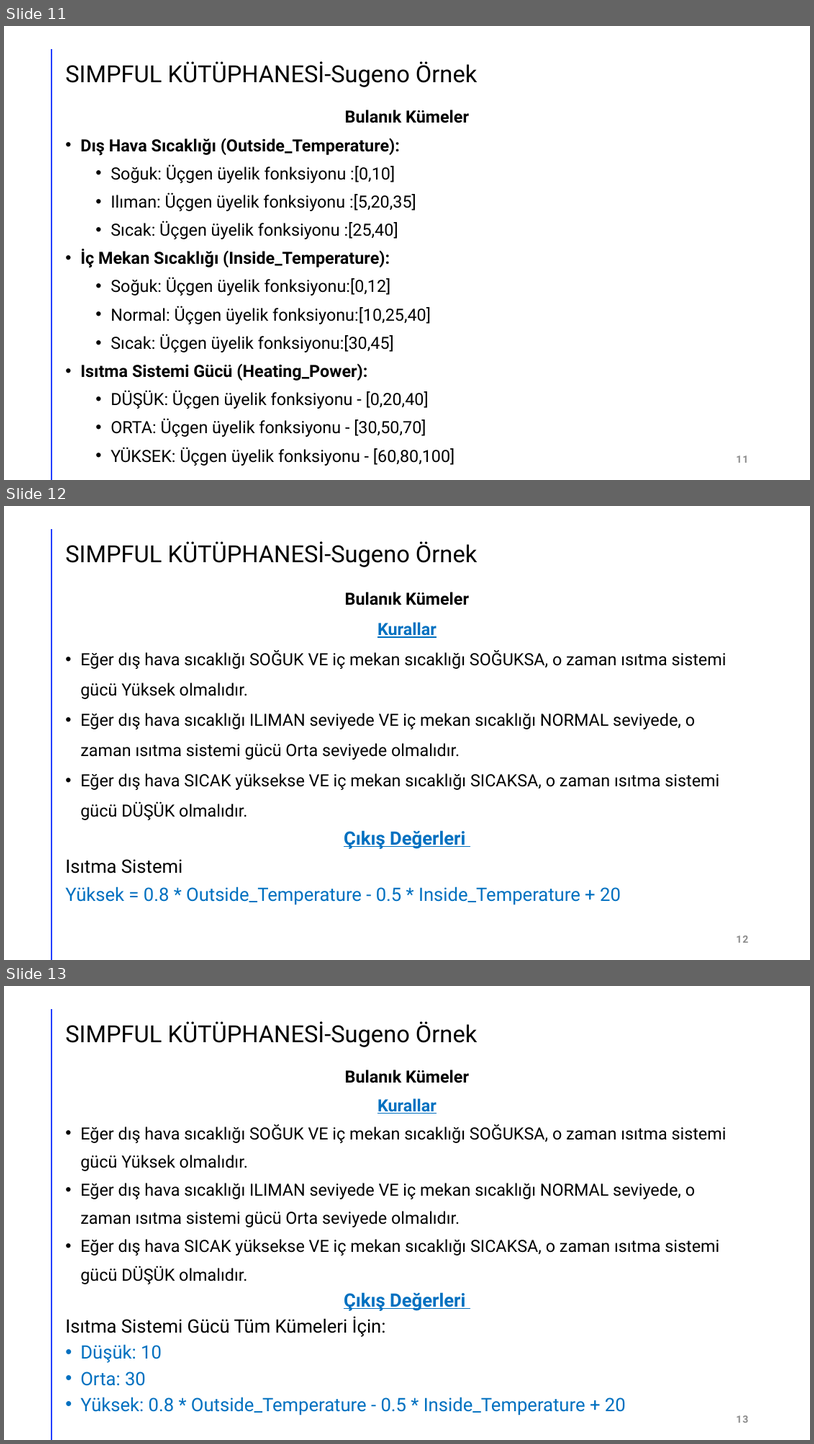
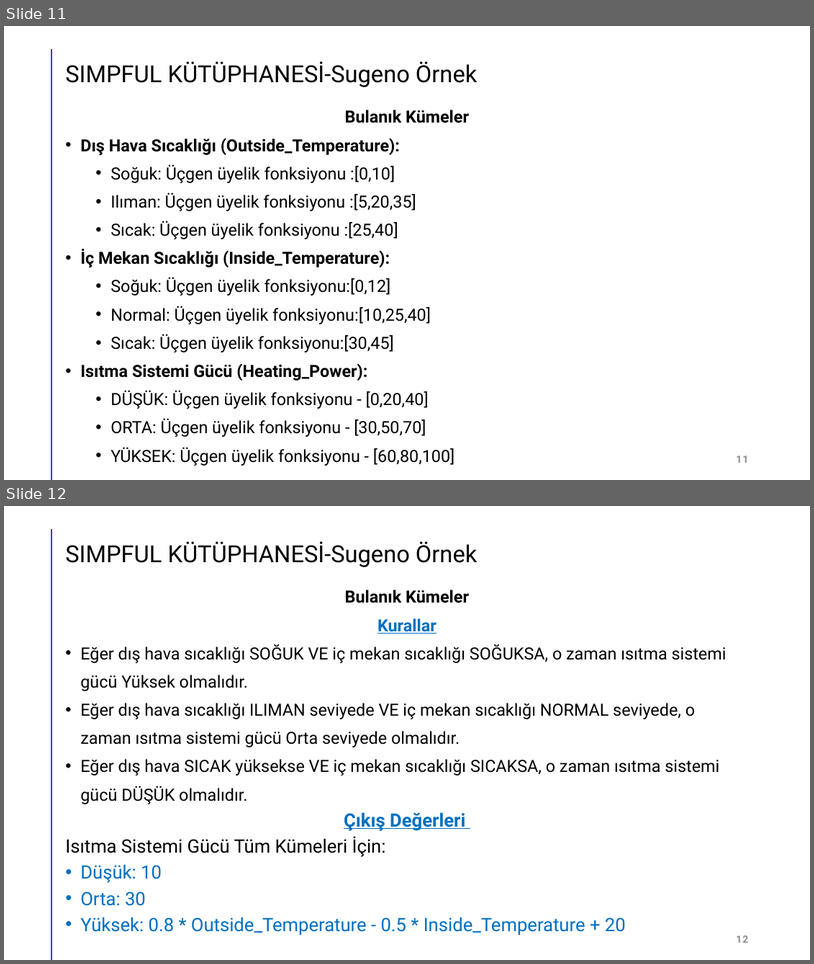
Before and after one commit to akaraci/Bulanik_Mantik, a slide deck: Örnekler-2.pptx. Shown one above the other, each under a label of ours: slides 11, 12 and 13 before the commit, slides 11 and 12 after it. The pictures are 814x1444 and 814x964 pixels, drawn with LibreOffice and Linux fonts; fonts in the diff are those of the drawing. Boxes give left, top, right and bottom in pixels: in the first picture for what was removed or moved away, otherwise in the second. Text is boxed around its words. In the diff, an @@ line names an element or a change of style, - is before the commit and + after.

```diff
--- a/Örnekler-2.pptx
+++ b/Örnekler-2.pptx
@@ slide 12 removed at box(4, 506, 810, 960), background #FFFFFF; not listed: 1 template element that a slide beside it also shows @@
@@ title removed at box(65, 541, 477, 567) @@
-SIMPFUL KÜTÜPHANESİ-Sugeno Örnek
@@ text removed at box(65, 592, 727, 905) @@
-Bulanık Kümeler
-Kurallar
-• Eğer dış hava sıcaklığı SOĞUK VE iç mekan sıcaklığı SOĞUKSA, o zaman ısıtma sistemi gücü Yüksek olmalıdır.
-• Eğer dış hava sıcaklığı ILIMAN seviyede VE iç mekan sıcaklığı NORMAL seviyede, o zaman ısıtma sistemi gücü Orta seviyede olmalıdır.
-• Eğer dış hava SICAK yüksekse VE iç mekan sıcaklığı SICAKSA, o zaman ısıtma sistemi gücü DÜŞÜK olmalıdır.
-Çıkış Değerleri
-Isıtma Sistemi
-Yüksek = 0.8 * Outside_Temperature - 0.5 * Inside_Temperature + 20
@@ page number removed at box(736, 935, 748, 942) @@
-12
@@ what was slide 13 is now slide 12 @@
@@ page number at box(736, 935, 748, 942): text changed @@
-13
+12
```
